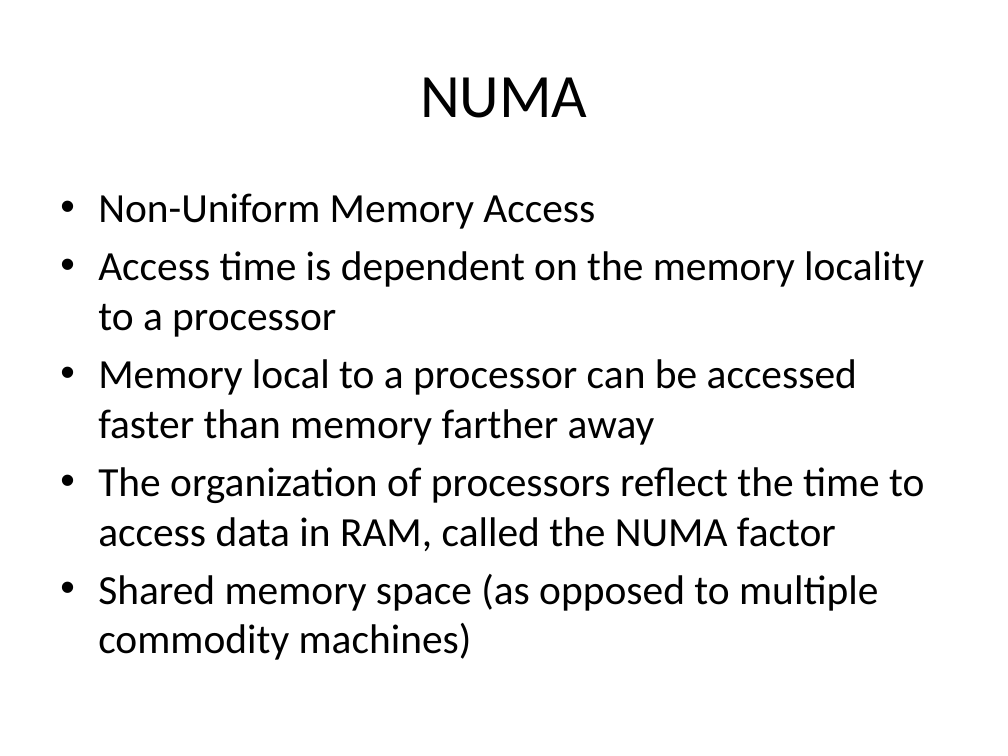
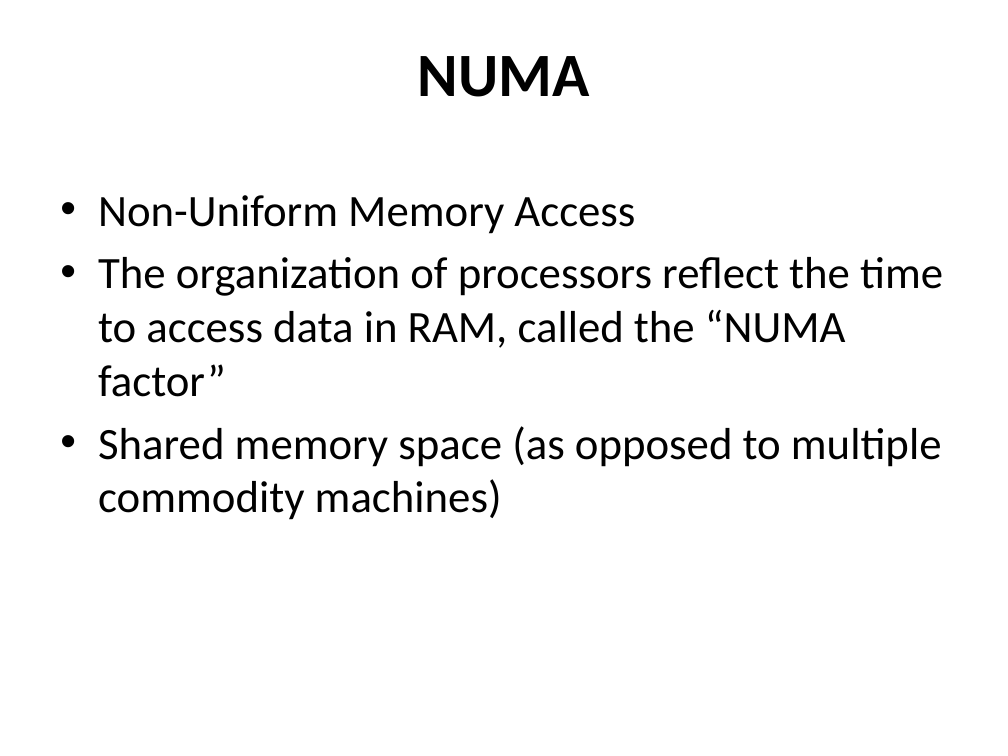
Before and after one commit to jamie-allen/cpu_caches, a slide deck: slide 7 of cpu_caches.pptx (slide 5 before the commit). Drawn at 1008x756 pixels with LibreOffice and Linux fonts; fonts in the diff are those of the drawing; background and template pictures are left out. Boxes give left, top, right and bottom in pixels: in the first picture for what was removed or moved away, otherwise in the second. Text is boxed around its words. In the diff, an @@ line names an element or a change of style, - is before the commit and + after.

```diff
--- a/cpu_caches.pptx
+++ b/cpu_caches.pptx
@@ title "NUMA" at (418,56,590,97): bold on; vertical alignment middle to top @@
@@ text at (98,195,942,520): size 29.6 to 32 pt in "Non-Uniform Memory Access", "Shared memory space (as opposed to multiple ..." @@
@@ text at (98,257,943,397): text changed; size 29.6 to 32 pt @@
-• Access time is dependent on the memory locality to a processor
-• Memory local to a processor can be accessed faster than memory farther away
-• The organization of processors reflect the time to access data in RAM, called the NUMA factor
+• The organization of processors reflect the time to access data in RAM, called the “NUMA factor”
```
Also in this commit, not shown: 35 other slides changed, 8 slides added, 4 slides removed, 1 other file.
